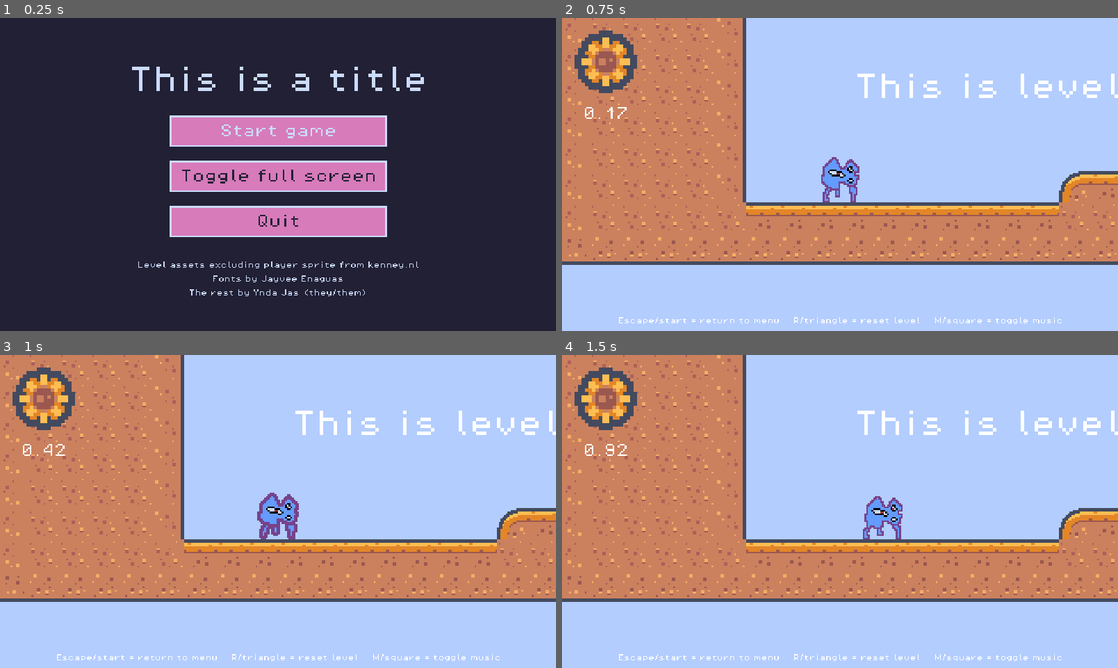
Above: before the commit, frames 1-4 (two rows, left to right).
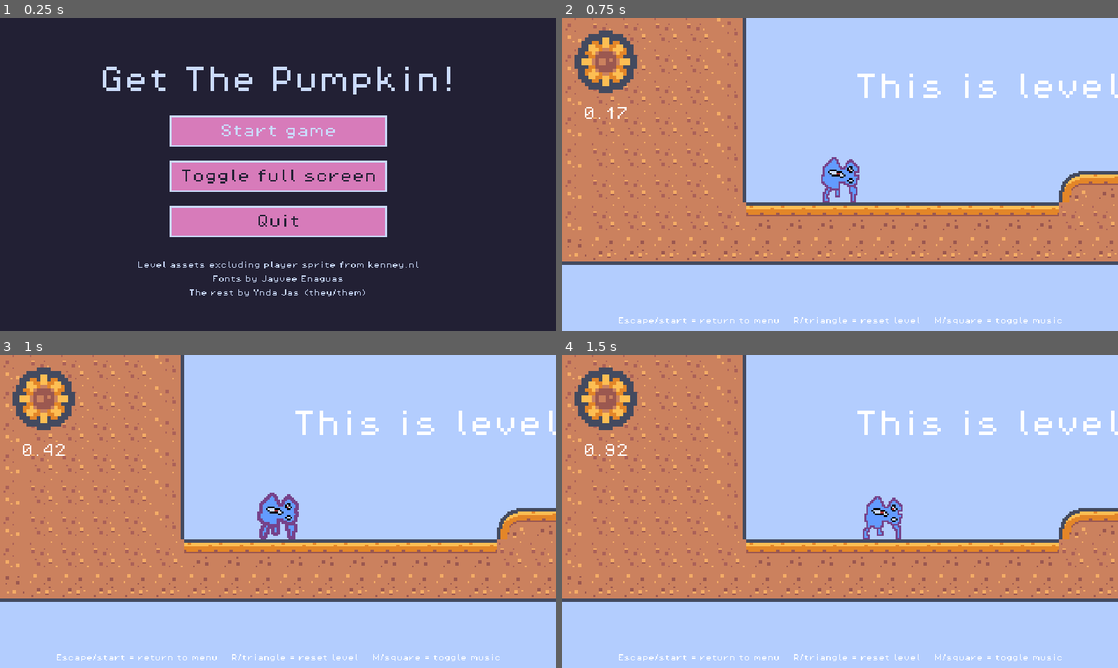
Above: after the commit, the same moments.

Repository: yndajas/ludum-dare-54
Game: Godot game, scene res://scenes/main_menu.tscn
The game is run twice, just before and just after one commit, with the same random seed, the same clock (stepped at 60 frames per second) and the same inputs. Sound files missing from this copy of the repository are replaced by a short silence.
Inputs (mouse positions are in pixels of both pictures, inside the frame that each line leads up to):
- Up to frame 1 (0.25 s): no input
- Up to frame 2 (0.75 s): click "Start game" at 0.5 s
- Up to frame 3 (1 s): no input
- Up to frame 4 (1.5 s): move the mouse to (962, 495) at 1.27 s; hold Right (move_right) from 1.28 s (still down); hold M (toggle_music) from 1.28 s (still down)

The runs differ from the first frame. In frame 1, 1.6% of the frame differs, in the area x 18-81%, y 15-25%; in frame 2, nothing differs; in frame 3, nothing differs; in frame 4, nothing differs.

Commit message:
Update title in main menu

Diff:
--- a/scenes/main_menu.tscn
+++ b/scenes/main_menu.tscn
@@ -33,7 +33,7 @@
 theme_override_fonts/normal_font = ExtResource("3_w6bm7")
 theme_override_font_sizes/normal_font_size = 32
 bbcode_enabled = true
-text = "[center]This is a title"
+text = "[center]Get The Pumpkin!"
 
 [node name="Credits" type="RichTextLabel" parent="."]
 offset_top = 280.0
